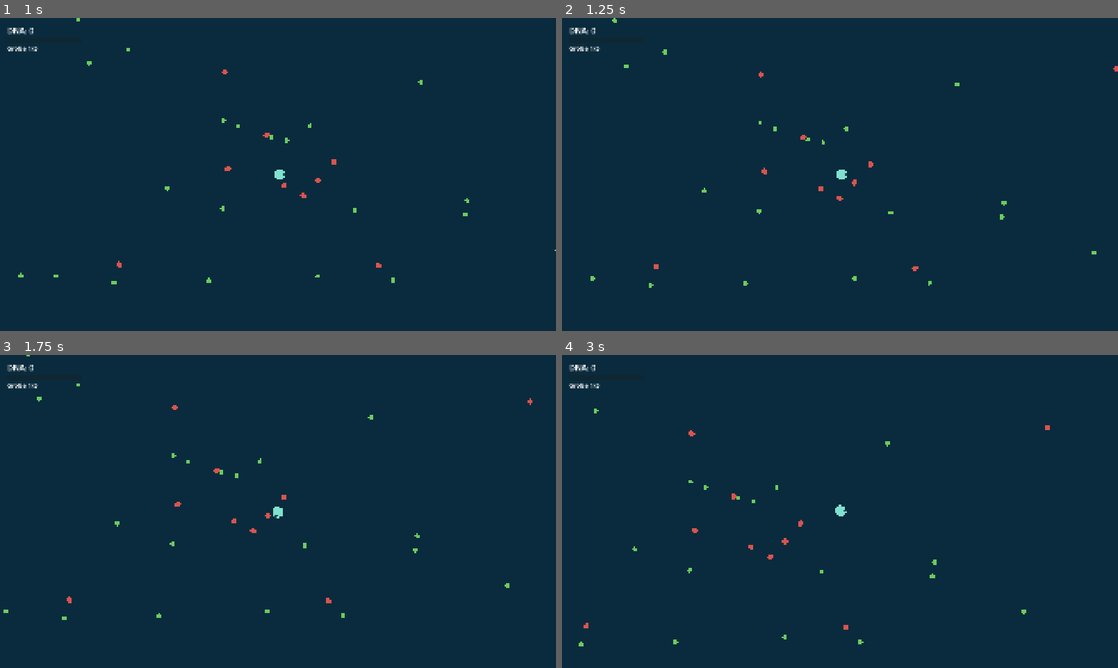
Above: before the commit, frames 1-4 (two rows, left to right).
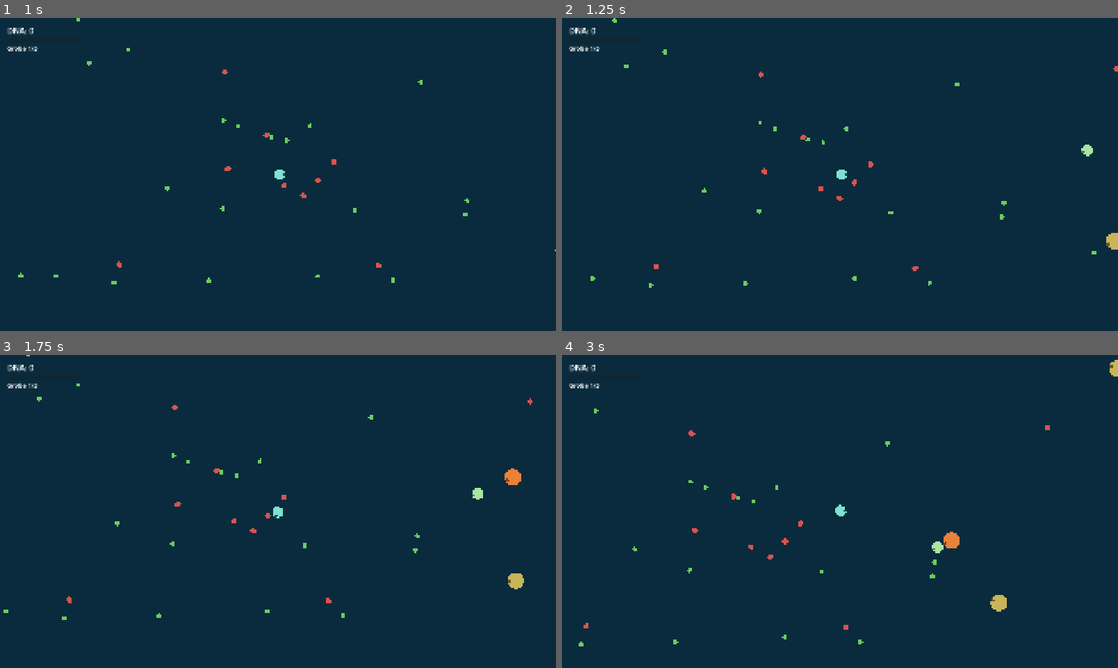
Above: after the commit, the same moments.

Repository: Mayo73/agenthub-backup
Game: Godot game, scene res://scenes/main.tscn
Same seed, same stepped clock (60 frames per second), same inputs: the game is played once before the commit and once after it.
Inputs (mouse positions are in pixels of both pictures, inside the frame that each line leads up to):
- Up to frame 1 (1 s): tap Enter at 0.5 s; move the mouse to (400, 158) at 0.52 s; hold D (rechts) from 0.53 s (still down); tap W (hoch) at 0.6 s; click (400, 158) at 0.67 s
- Up to frame 2 (1.25 s): keep holding D (rechts)
- Up to frame 3 (1.75 s): release D (rechts) at 1.25 s; drag from (166, 527) to (250, 574) at 1.27 s
- Up to frame 4 (3 s): move the mouse to (895, 442) at 2.02 s; press the mouse at (895, 442) at 2.03 s; hold D (rechts) 2.03-2.75 s; release the mouse at (895, 442) at 2.75 s; drag from (812, 574) to (673, 464) at 2.77 s

Frame 1 is identical in both runs. In frame 2, 0.2% of the frame differs, in the area x 93-100%, y 40-74%; in frame 3, 0.3%; in frame 4, 0.4%, in the area x 66-100%, y 1-83%.

Commit message:
T-0096: KI-Zellen in der Hauptszene
Erstellt vom lokalen Agent (Modell qwen3.5:35b-a3b, Versuch 2 von 5).

Diff:
--- a/scripts/main.gd
+++ b/scripts/main.gd
@@ -12,6 +12,8 @@
 var food := FoodField.new(7)
 var food_view: FoodView
 var hud: Hud
+var spawner := EcoSpawner.new(11)
+var ai_cells: Array[AiCell] = []
 
 
 func _ready() -> void:
@@ -35,6 +37,10 @@
 func _physics_process(_delta: float) -> void:
 	feed_player()
 	refill_food()
+	spawn_ai()
+	despawn_far_ai()
+	think_ai()
+	feed_ai()
 
 
 ## Frisst alles, was das Maul der Spielerzelle berührt und zur Ernährung passt.
@@ -56,3 +62,42 @@
 	var zoom := CameraZoom.smooth(camera.zoom.x, CameraZoom.target_for_radius(player.radius), delta)
 	camera.zoom = Vector2(zoom, zoom)
 	hud.show_progress(progress)
+
+
+## Füllt die KI-Zellen auf EcoSpawner.TARGET_COUNT auf.
+func spawn_ai() -> void:
+	var spread := EcoSpawner.view_scale(player.radius)
+	for i in EcoSpawner.missing(ai_cells.size()):
+		var cell := AiCell.new()
+		cell.setup(spawner.pick_species(progress.stage), spawner.spawn_position(player.position, spread))
+		world.add_child(cell)
+		ai_cells.append(cell)
+
+
+func remove_ai(cell: AiCell) -> void:
+	ai_cells.erase(cell)
+	world.remove_child(cell)
+	cell.queue_free()
+
+
+func despawn_far_ai() -> void:
+	var spread := EcoSpawner.view_scale(player.radius)
+	for cell in ai_cells.duplicate():
+		if EcoSpawner.is_too_far(player.position, cell.position, spread):
+			remove_ai(cell)
+
+
+## Jede KI-Zelle entscheidet anhand aller Zellen (Spieler eingeschlossen) und der nächsten Nahrung.
+func think_ai() -> void:
+	var infos: Array = [{"position": player.position, "radius": player.radius, "diet": player.diet}]
+	for cell in ai_cells:
+		infos.append(cell.info())
+	for cell in ai_cells:
+		var kind := Diet.FLEISCH if cell.diet == Diet.FLEISCHFRESSER else Diet.PFLANZE
+		var item := food.nearest(cell.position, kind, cell.brain.sight)
+		cell.think(infos, item.position if item != null else null)
+
+
+func feed_ai() -> void:
+	for cell in ai_cells:
+		food.take_at(cell.mouth_point(), MOUTH_REACH, cell.diet)
--- a/tests/test_main_wiring.gd
+++ b/tests/test_main_wiring.gd
@@ -1,4 +1,6 @@
 extends "res://tests/base_test.gd"
+
+const AiBrain = preload("res://scripts/ai_brain.gd")
 
 var main: Node2D
 
@@ -76,3 +78,42 @@
 	main.feed_player()
 	check_eq(main.progress.stage, 1, "main.progress.stage ist 1")
 	check_eq(main.player.radius, 18.0, "main.player.radius ist 18.0")
+
+
+func test_ki_zellen() -> void:
+	# Main muss bereit sein, damit progress.stage verfügbar ist
+	main._physics_process(0.016)
+	main.spawn_ai()
+	check_eq(main.ai_cells.size(), 30, "main.ai_cells.size() ist 30 nach spawn_ai")
+	check(main.ai_cells[0].get_parent() == main.world, "main.ai_cells[0].get_parent() == main.world")
+	var count: int = main.ai_cells.size()
+	main.spawn_ai()
+	check_eq(main.ai_cells.size(), count, "weiterhin 30 Zellen nach erneutem spawn_ai")
+
+
+func test_ki_entfernen() -> void:
+	main._physics_process(0.016)
+	main.spawn_ai()
+	var size: int = main.ai_cells.size()
+	main.ai_cells[0].position = Vector2(99999, 0)
+	main.despawn_far_ai()
+	check_eq(main.ai_cells.size(), size - 1, "main.ai_cells.size() ist 29 nach despawn_far_ai")
+
+
+func test_ki_entscheidet() -> void:
+	main._physics_process(0.016)
+	main.spawn_ai()
+	main.think_ai()
+	for cell in main.ai_cells:
+		check(cell.brain.state in [AiBrain.SUCHEN, AiBrain.JAGEN, AiBrain.FLIEHEN, AiBrain.TREIBEN], "cell.brain.state ist ein gültiger Zustand")
+
+
+func test_ki_frisst() -> void:
+	main.food.items.clear()
+	var cell := AiCell.new()
+	cell.setup("blasenling", Vector2(300, 0))
+	main.world.add_child(cell)
+	main.ai_cells.append(cell)
+	main.food.add_item(Diet.PFLANZE, cell.mouth_point())
+	main.feed_ai()
+	check_eq(main.food.items.size(), 0, "main.food.items.size() ist 0 nach feed_ai")
